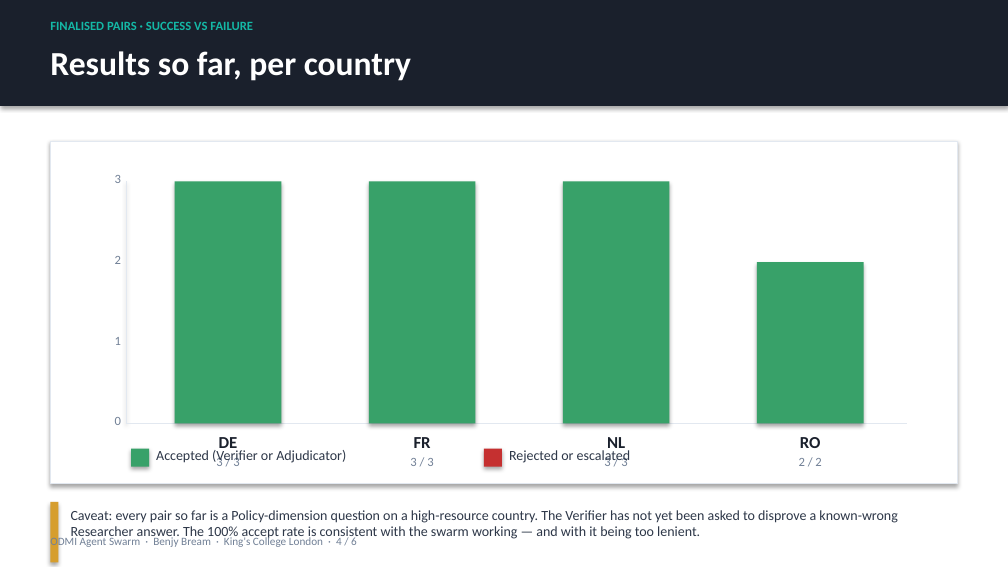
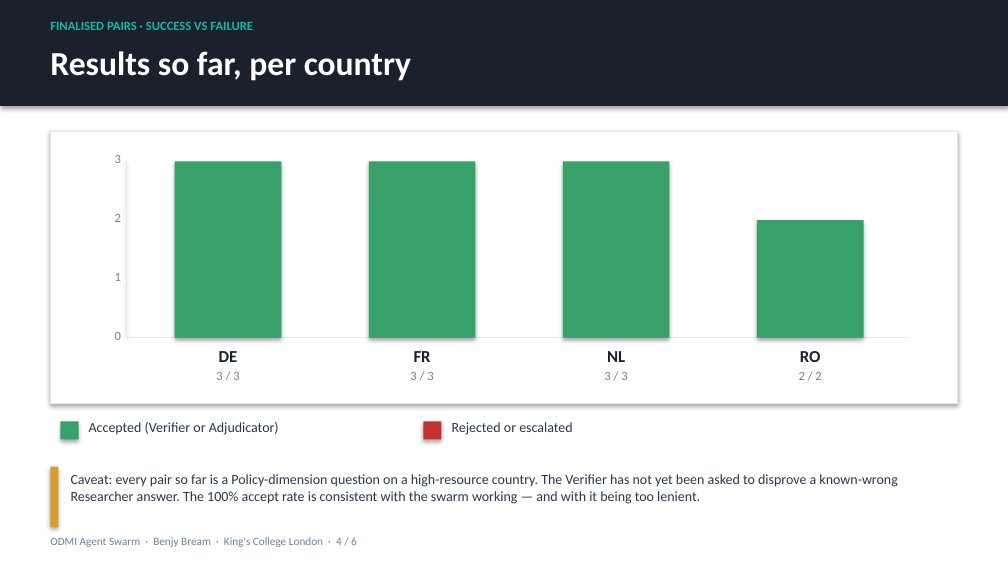
Before and after one commit to benjyb1/odmi-agent-swarm, a slide deck: slide 4 of docs/PROGRESS_SLIDES_2026-05-13.pptx. Drawn at 1008x567 pixels with LibreOffice and Linux fonts; fonts in the diff are those of the drawing. Boxes give left, top, right and bottom in pixels: in the first picture for what was removed or moved away, otherwise in the second. Text is boxed around its words. In the diff, an @@ line names an element or a change of style, - is before the commit and + after.

```diff
--- a/docs/PROGRESS_SLIDES_2026-05-13.pptx
+++ b/docs/PROGRESS_SLIDES_2026-05-13.pptx
@@ rectangle: place and size @@
-rectangle at (50, 141, 958, 484)
+rectangle at (50, 131, 958, 403)
@@ text "3": place and size @@
-text "3" at (115, 175, 121, 183)
+text "3" at (115, 155, 121, 163)
@@ line moved from (126, 181) - (126, 423) to (126, 161) - (126, 338) @@
@@ rectangle: place and size @@
-rectangle at (174, 181, 281, 423)
+rectangle at (174, 161, 281, 338)
@@ rectangle: place and size @@
-rectangle at (369, 181, 476, 423)
+rectangle at (369, 161, 476, 338)
@@ rectangle: place and size @@
-rectangle at (562, 181, 669, 423)
+rectangle at (562, 161, 669, 338)
@@ text "2": place and size @@
-text "2" at (115, 256, 121, 264)
+text "2" at (115, 214, 121, 222)
@@ rectangle: place and size @@
-rectangle at (757, 262, 864, 423)
+rectangle at (757, 220, 864, 338)
@@ text "1": place and size @@
-text "1" at (115, 337, 121, 345)
+text "1" at (115, 273, 121, 281)
@@ 9 texts, 1 line: place and size @@
-9 texts, 1 line at (115, 417, 907, 466)
+9 texts, 1 line at (115, 332, 907, 380)
@@ text "Accepted (Verifier or Adjudicator)": place and size @@
-text "Accepted (Verifier or Adjudicator)" at (156, 450, 346, 464)
+text "Accepted (Verifier or Adjudicator)" at (89, 422, 279, 435)
@@ text "Rejected or escalated": place and size @@
-text "Rejected or escalated" at (509, 450, 630, 464)
+text "Rejected or escalated" at (452, 422, 572, 435)
@@ rectangle: place and size @@
-rectangle at (131, 449, 149, 467)
+rectangle at (60, 421, 79, 439)
@@ rectangle: place and size @@
-rectangle at (484, 449, 502, 467)
+rectangle at (423, 421, 442, 439)
@@ rectangle: place and size @@
-rectangle at (50, 502, 58, 562)
+rectangle at (50, 467, 58, 527)
@@ text "Caveat: every pair so far ...": place and size @@
-text "Caveat: every pair so far ..." at (71, 510, 897, 541)
+text "Caveat: every pair so far ..." at (71, 474, 897, 504)
```
Also in this commit, not shown: 1 other slide changed, 1 other file.
